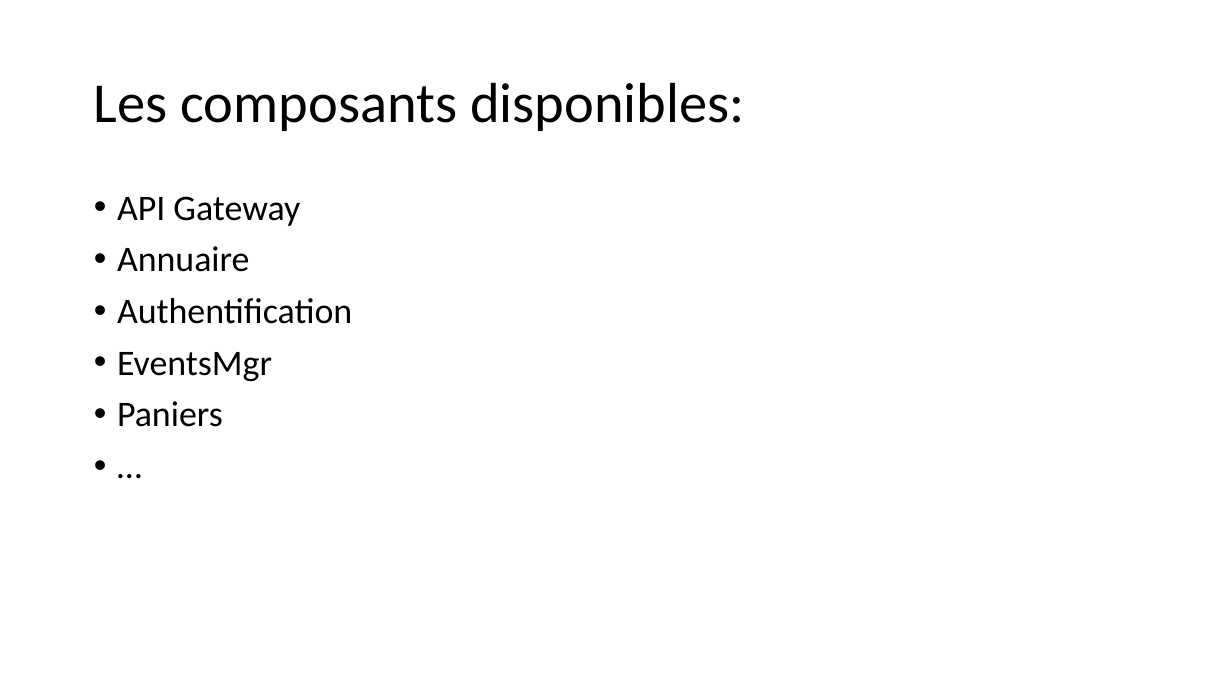
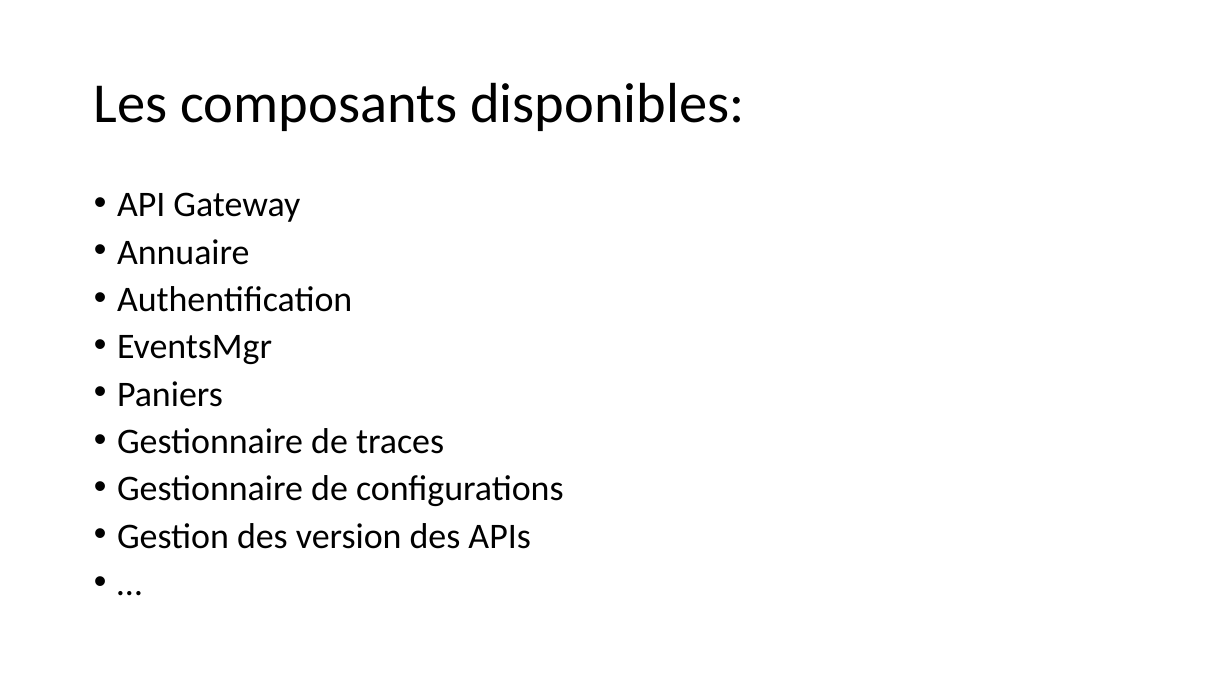
Before and after one commit to apulcino/MSAFO, a slide deck: slide 3 of maquette.pptx. Drawn at 1232x693 pixels with LibreOffice and Linux fonts; fonts in the diff are those of the drawing. Boxes give left, top, right and bottom in pixels: in the first picture for what was removed or moved away, otherwise in the second. Text is boxed around its words. In the diff, an @@ line names an element or a change of style, - is before the commit and + after.

```diff
--- a/maquette.pptx
+++ b/maquette.pptx
@@ text at (117,192,352,407): line spacing 0.9 to 0.8 @@
@@ text at (117,428,564,549): paragraphs added @@
+• Gestionnaire de traces
+• Gestionnaire de configurations
+• Gestion des version des APIs
```
Also in this commit, not shown: 2 other slides changed.
